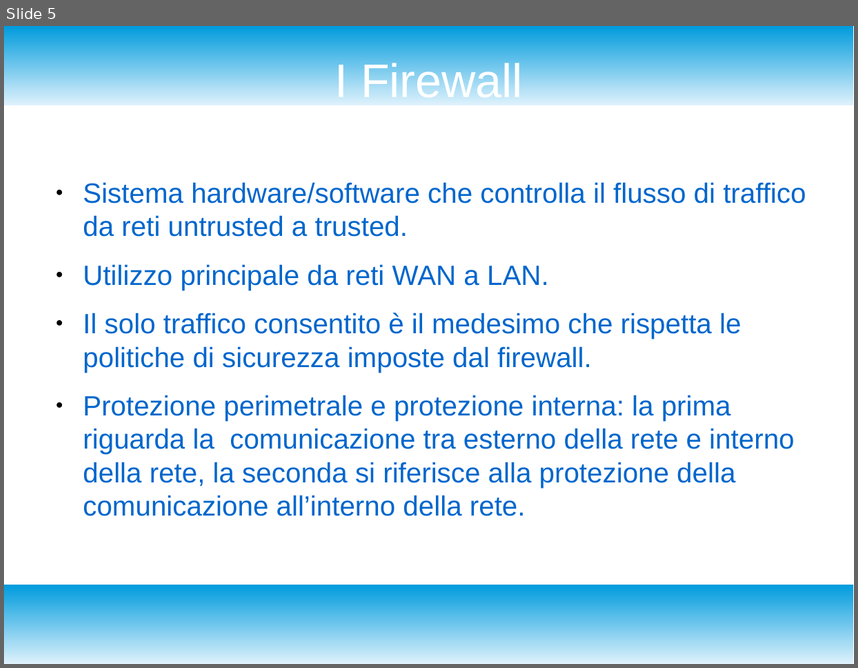
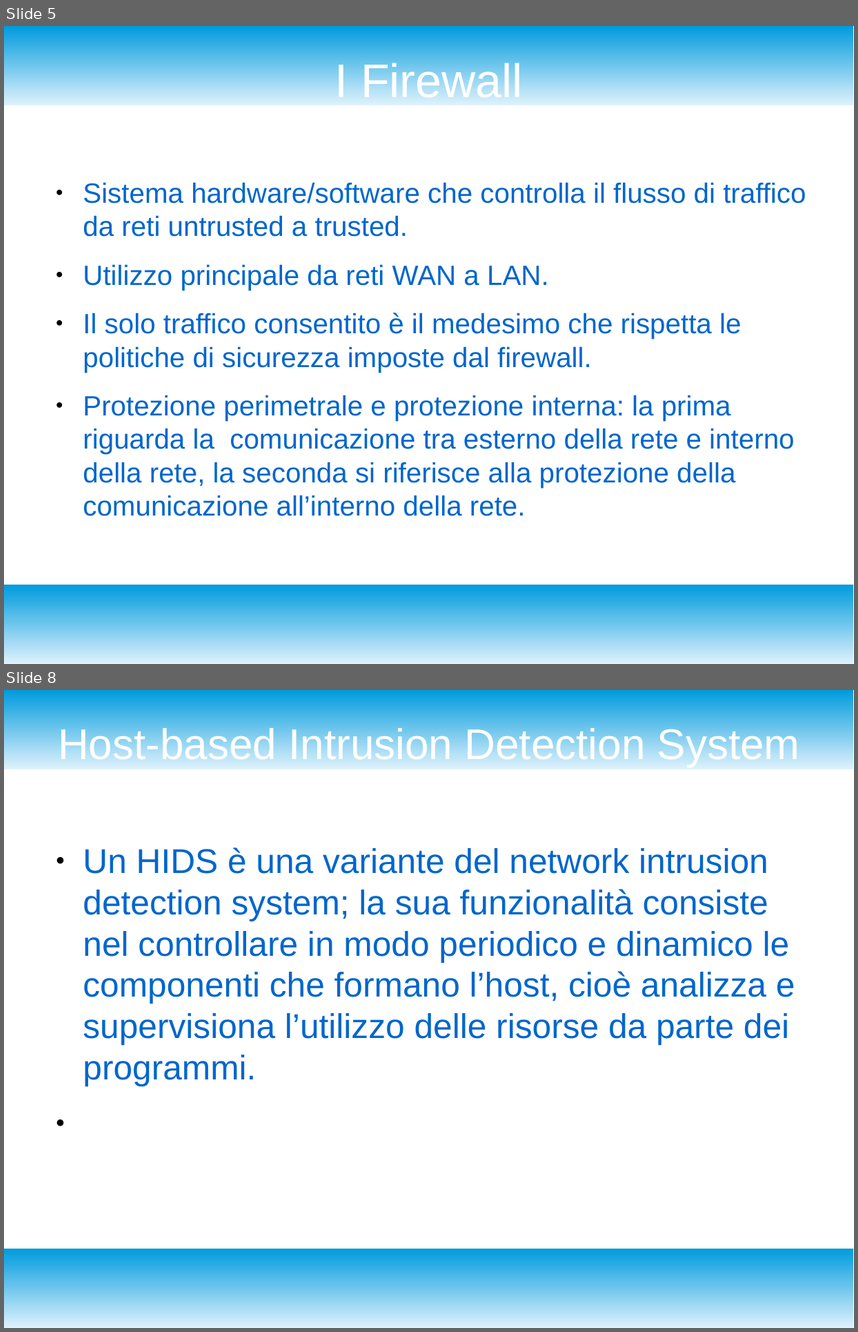
Before and after one commit to Cesare98/school, a slide deck: Sistemi e reti/misure_sicurezza_in_rete.odp. Shown one above the other, each under a label of ours: slide 5 before the commit, slides 5 and 8 after it; the slides between them are not shown. The pictures are 858x668 and 858x1332 pixels, drawn with LibreOffice and Linux fonts; fonts in the diff are those of the drawing. Boxes give left, top, right and bottom in pixels: in the first picture for what was removed or moved away, otherwise in the second. Text is boxed around its words. In the diff, an @@ line names an element or a change of style, - is before the commit and + after.

```diff
--- a/Sistemi e reti/misure_sicurezza_in_rete.odp
+++ b/Sistemi e reti/misure_sicurezza_in_rete.odp
@@ slide 8 added at [4, 690, 854, 1328], background #FFFFFF; not listed: 2 template elements that a slide beside it also shows @@
@@ title added at [58, 724, 800, 767], 40 pt, text #FFFFFF @@
+Host-based Intrusion Detection System
@@ text added at [83, 847, 795, 1085], 32 pt, text #0066CC @@
+● Un HIDS è una variante del network intrusion detection system; la sua funzionalità consiste nel controllare in modo periodico e dinamico le componenti che formano l’host, cioè analizza e supervisiona l’utilizzo delle risorse da parte dei programmi.
```
Also in this commit, not shown: 3 slides changed.
